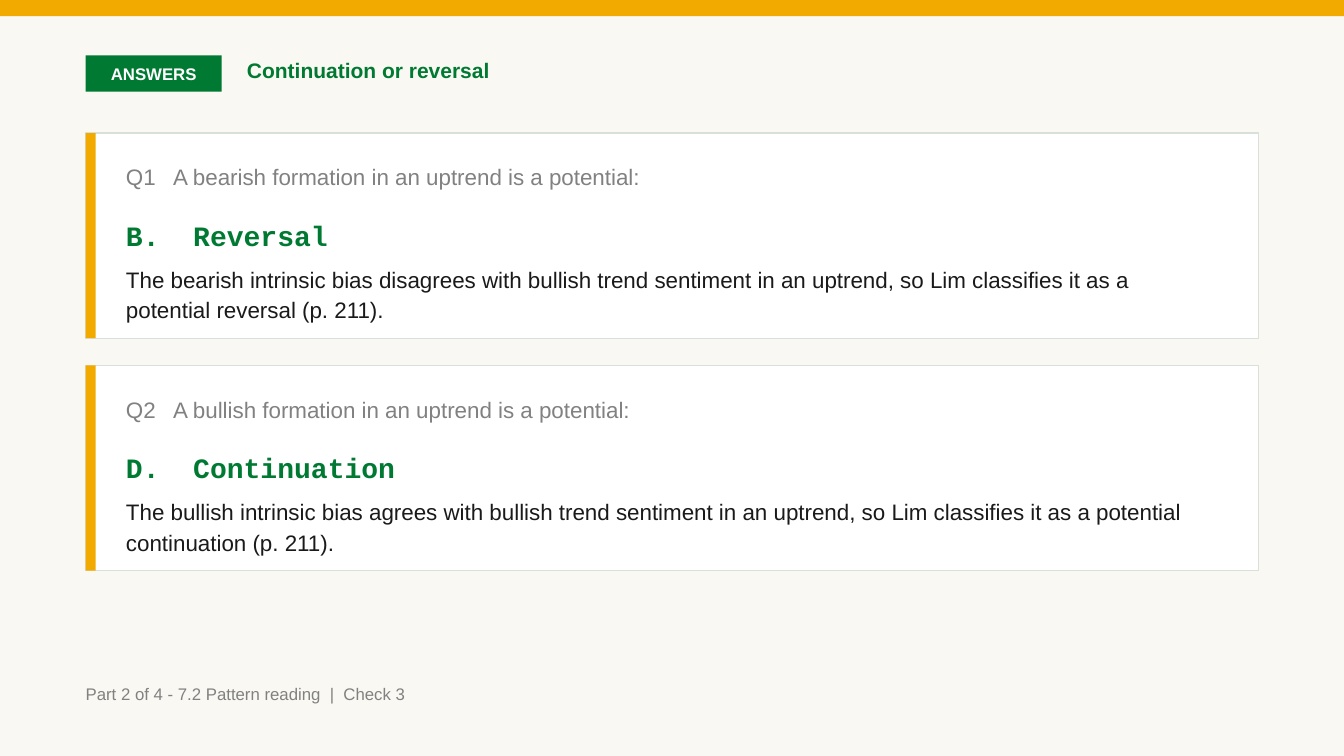
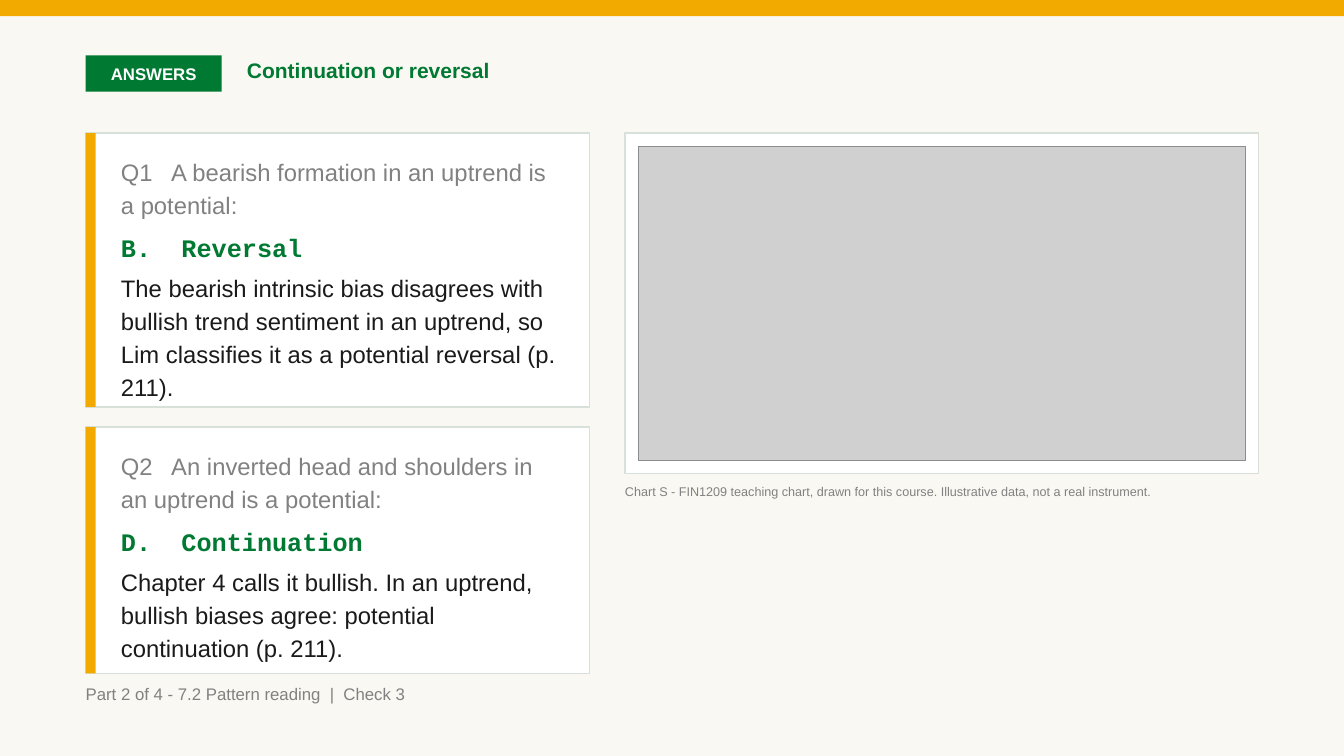
Before and after one commit to benjiesotelo-sudo/Telos_FIN1209, a slide deck: slide 19 of chapter-07/FIN1209-Chapter-07.pptx. Drawn at 1344x756 pixels with LibreOffice and Linux fonts; fonts in the diff are those of the drawing; grey boxes stand for pictures. Boxes give left, top, right and bottom in pixels: in the first picture for what was removed or moved away, otherwise in the second. Text is boxed around its words. In the diff, an @@ line names an element or a change of style, - is before the commit and + after.

Commit message:
Fix Chapter 7 second reader findings

```diff
--- a/chapter-07/FIN1209-Chapter-07.pptx
+++ b/chapter-07/FIN1209-Chapter-07.pptx
@@ rectangle: place and size @@
-rectangle at bbox=[86, 133, 96, 339]
+rectangle at bbox=[86, 133, 96, 407]
@@ rectangle: place and size @@
-rectangle at bbox=[86, 133, 1258, 339]
+rectangle at bbox=[86, 133, 590, 407]
@@ rectangle added at bbox=[625, 133, 1258, 474], fill #FFFFFF, outline #D7E0D9 1 pt @@
@@ picture added at bbox=[638, 146, 1245, 461] @@
@@ text "Q1 A bearish formation in ..." at bbox=[121, 164, 546, 219]: size 16 to 17 pt @@
@@ text "B. Reversal": place and size @@
-text "B. Reversal" at bbox=[126, 226, 1128, 323]
+text "B. Reversal" at bbox=[121, 239, 555, 401]
@@ text "B. Reversal" at bbox=[121, 239, 555, 401]: size 20 to 18 pt in "B. Reversal"; size 16 to 17 pt; less space between paragraphs @@
@@ rectangle: place and size @@
-rectangle at bbox=[86, 366, 96, 572]
+rectangle at bbox=[86, 427, 96, 675]
@@ rectangle: place and size @@
-rectangle at bbox=[86, 366, 1258, 572]
+rectangle at bbox=[86, 427, 590, 675]
@@ text at bbox=[121, 458, 533, 513]: text changed; size 16 to 17 pt @@
-Q2 A bullish formation in an uptrend is a potential:
+Q2 An inverted head and shoulders in an uptrend is a potential:
@@ text added at bbox=[625, 487, 1151, 499], 9 pt, text #818181 @@
+Chart S - FIN1209 teaching chart, drawn for this course. Illustrative data, not a real instrument.
@@ text at bbox=[121, 533, 362, 552]: size 20 to 18 pt in "D. Continuation" @@
@@ text "D. Continuation": place and size @@
-text "D. Continuation" at bbox=[126, 458, 1180, 556]
+text "D. Continuation" at bbox=[121, 533, 532, 662]
@@ text at bbox=[121, 573, 532, 662]: text changed; size 16 to 17 pt @@
-The bullish intrinsic bias agrees with bullish trend sentiment in an uptrend, so Lim classifies it as a potential continuation (p. 211).
+Chapter 4 calls it bullish. In an uptrend, bullish biases agree: potential continuation (p. 211).
```
Also in this commit, not shown: 14 other slides changed, 3 other files.
